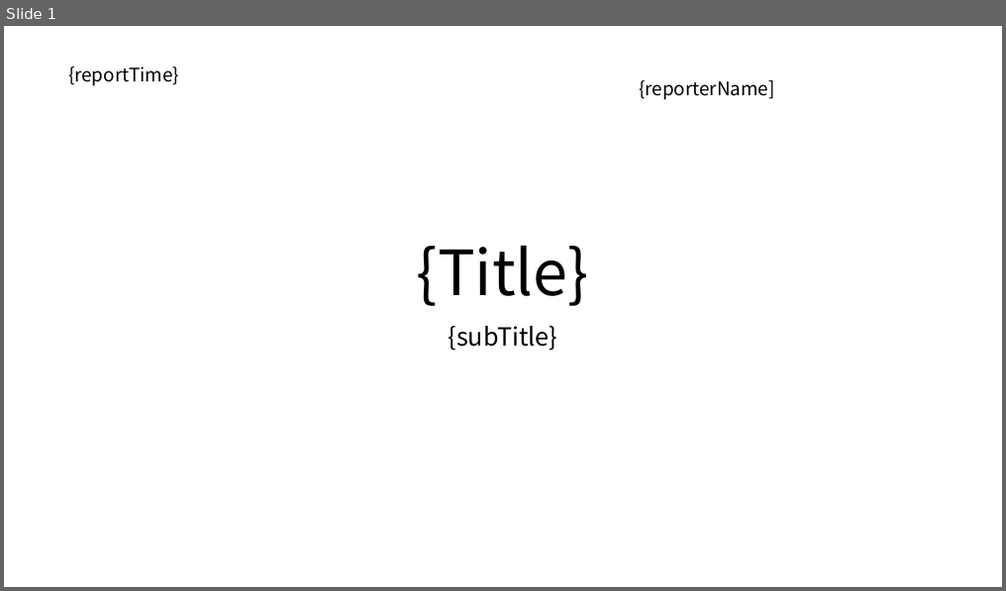
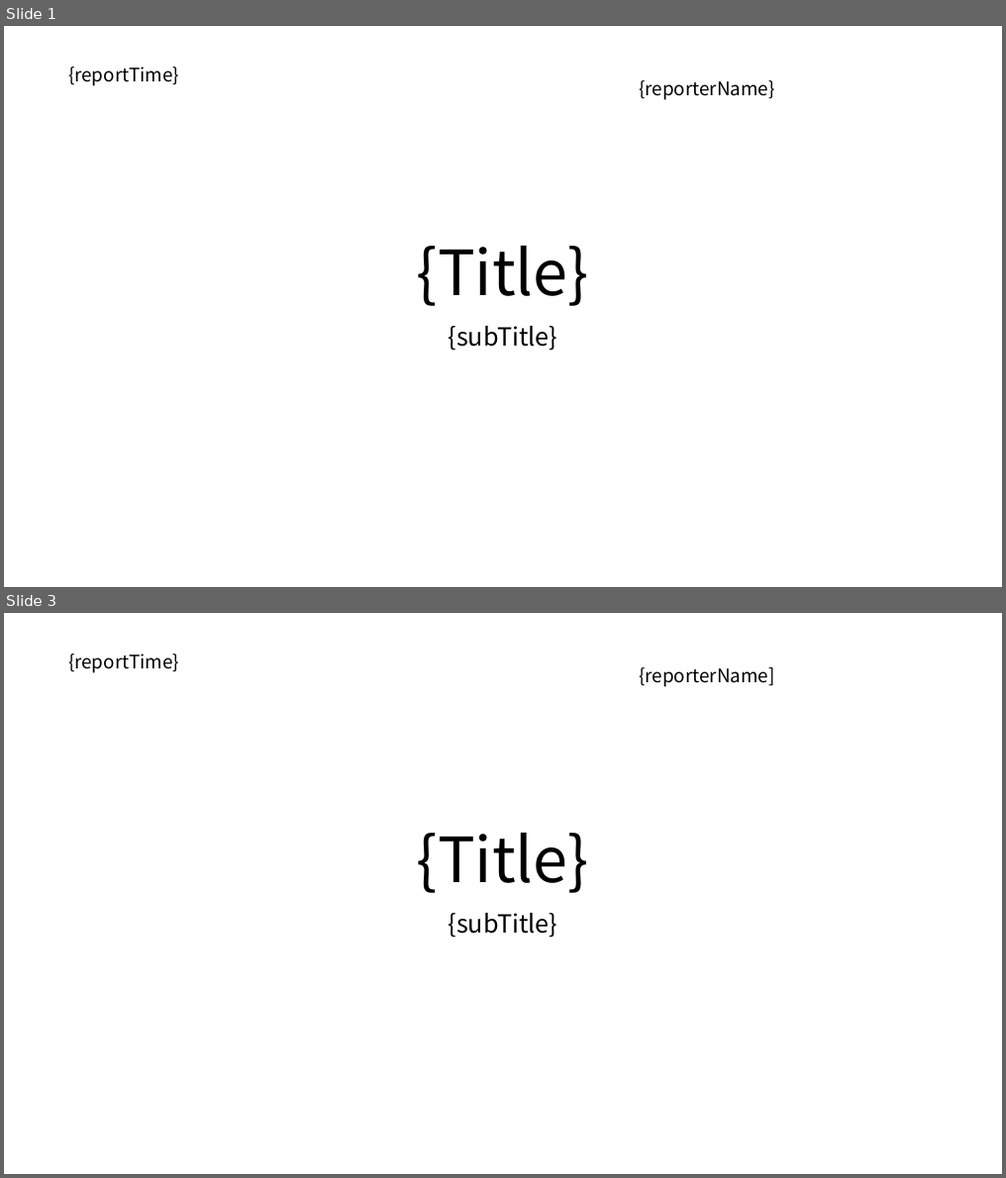
Before and after one commit to CyberspaceStudio/minimalist, a slide deck: src/main/resources/static/pptTemplate/template.pptx. Shown one above the other, each under a label of ours: slide 1 before the commit, slides 1 and 3 after it; the slides between them are not shown. The pictures are 1006x591 and 1006x1178 pixels, drawn with LibreOffice and Linux fonts; fonts in the diff are those of the drawing. Boxes give left, top, right and bottom in pixels: in the first picture for what was removed or moved away, otherwise in the second. Text is boxed around its words. In the diff, an @@ line names an element or a change of style, - is before the commit and + after.

```diff
--- a/src/main/resources/static/pptTemplate/template.pptx
+++ b/src/main/resources/static/pptTemplate/template.pptx
@@ slide 1 added at [4,26,1002,587], background #FFFFFF @@
@@ text added at [68,67,179,86], 18 pt, text #000000 @@
+{reportTime}
@@ text added at [639,80,775,100], 18 pt, text #000000 @@
+{reporterName}
@@ title added at [417,246,589,306], 60 pt, text #000000 @@
+{Title}
@@ subtitle added at [449,326,558,351], 24 pt, text #000000 @@
+{subTitle}
@@ what was slide 1 is now slide 3 @@
```
Also in this commit, not shown: 1 other slide added, 22 other files.
